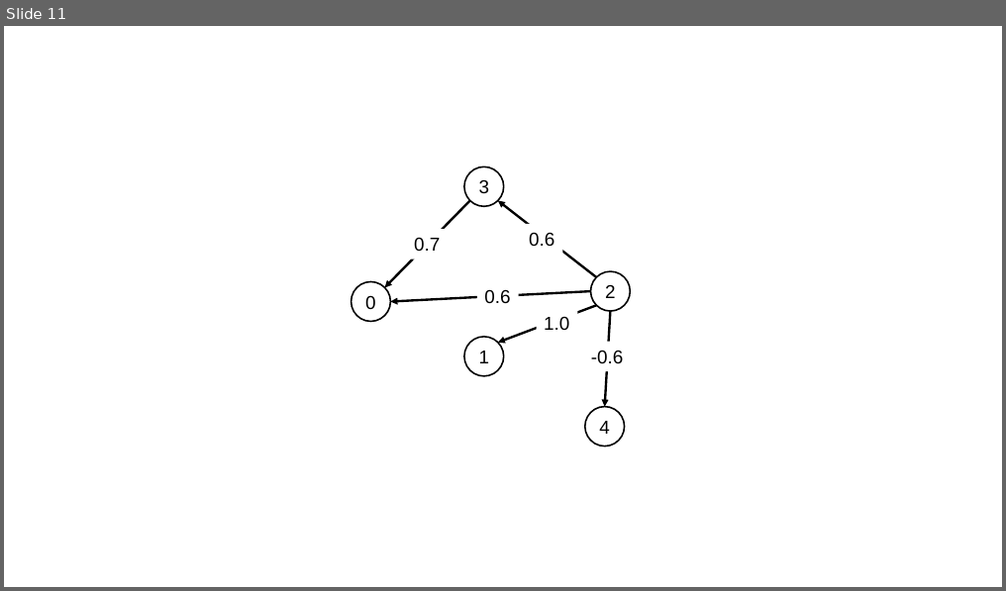
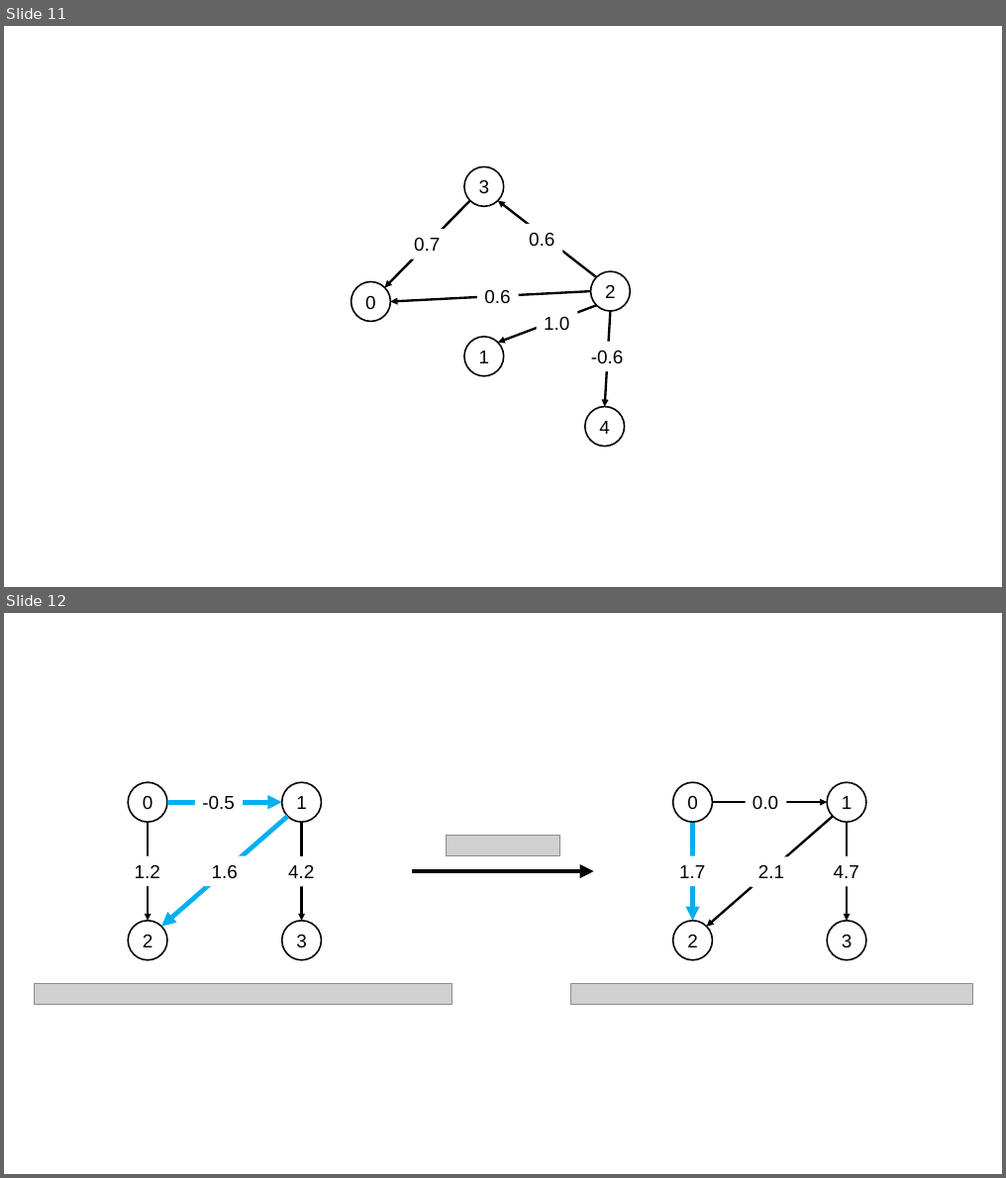
Before and after one commit to lvthnn/TOL203G, a slide deck: HD11/src/V3/dijkstra.pptx. Shown one above the other, each under a label of ours: slide 11 before the commit, slides 11 and 12 after it. The pictures are 1006x591 and 1006x1178 pixels, drawn with LibreOffice and Linux fonts; fonts in the diff are those of the drawing; grey boxes stand for pictures. Boxes give left, top, right and bottom in pixels: in the first picture for what was removed or moved away, otherwise in the second. Text is boxed around its words. In the diff, an @@ line names an element or a change of style, - is before the commit and + after.

```diff
--- a/HD11/src/V3/dijkstra.pptx
+++ b/HD11/src/V3/dijkstra.pptx
@@ slide 12 added at box(4, 613, 1002, 1174), background #FFFFFF @@
@@ group added at box(34, 782, 972, 1005): 9 arrows, 8 texts, 8 ellipses, 3 pictures @@
+1.2
+0
+1
+2
+3
+-0.5
+1.6
+4.2
+1.7
+0
+1
+2
+3
+0.0
+2.1
+4.7
```
Also in this commit, not shown: 1 other file.
